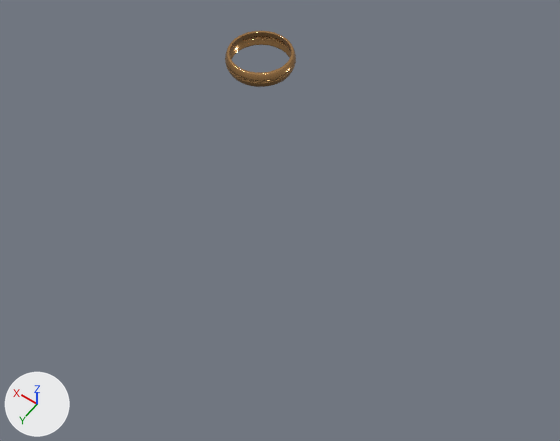
Before and after pictures for a commit that changed the Blender file ring/ring.blend.
One viewpoint serves both versions: a camera (50 mm lens) standing at (-10.96, 14.35, 15.24) and looking at (-3.5, 3.9, -1.17). The lights are fixed; the arrows at lower left show +X, +Y and +Z.
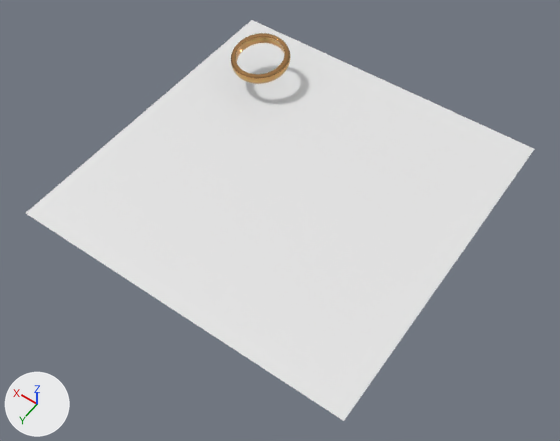
Pixel boxes [x1, y1, x2, y2] of what changed, in the pictures (560 x 441 px):
'Plane', added
    after: [26, 20, 534, 421]
'Cylinder', turned, rescaled
    before: [225, 31, 296, 87]
    after: [231, 33, 291, 84]

What the commit changed:
Picture 'Ground037_2K_Roughness.jpg' (img_ground037_2k_roughness_jpg) is new.
Material 'Material' (mat_material) is new.
Uses the picture img_ground037_2k_roughness_jpg.
Mesh me_plane is new.
It has 4 vertices, 1 face and spans x -1.0..1.0, y -1.0..1.0, z 0.0.
It uses material mat_material (its picture is missing).
Object 'Cylinder' (ob_cylinder) turns from (0, 0, 0) to (-10, 0, -0) degrees about x, y and z.
Object 'Cylinder' (ob_cylinder) is rescaled from (1.0, 1.0, 0.254) to (0.85, 0.85, 0.216).
Object 'Plane' (ob_plane) is new; it shows me_plane.
Its location is (-3.01, 2.82, -0.85).
Its scale is (5.0, 5.0, 5.0).
